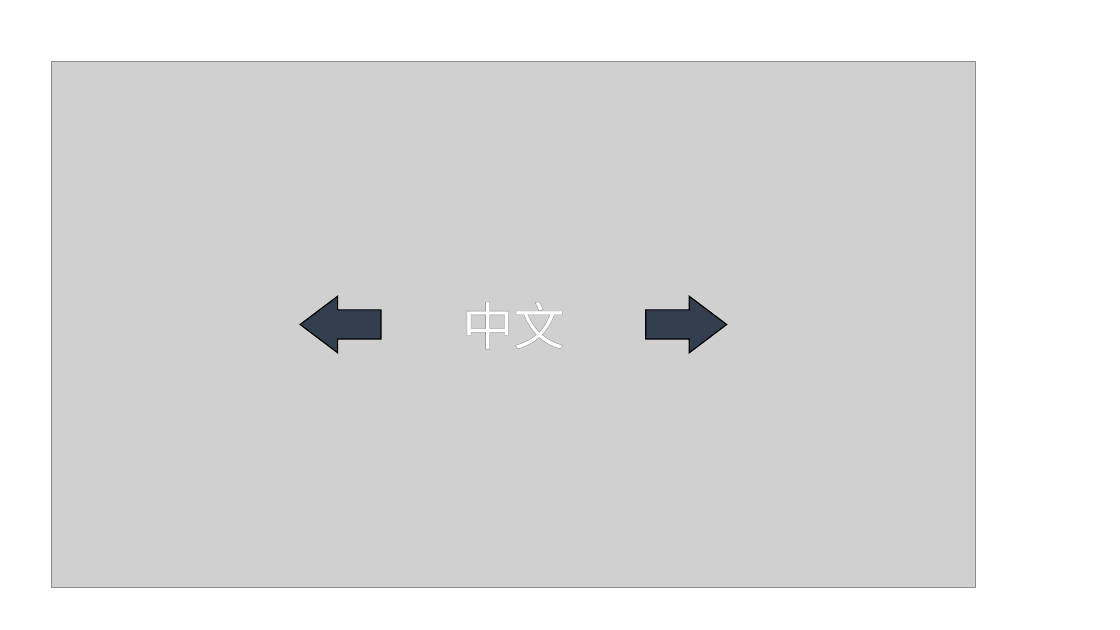
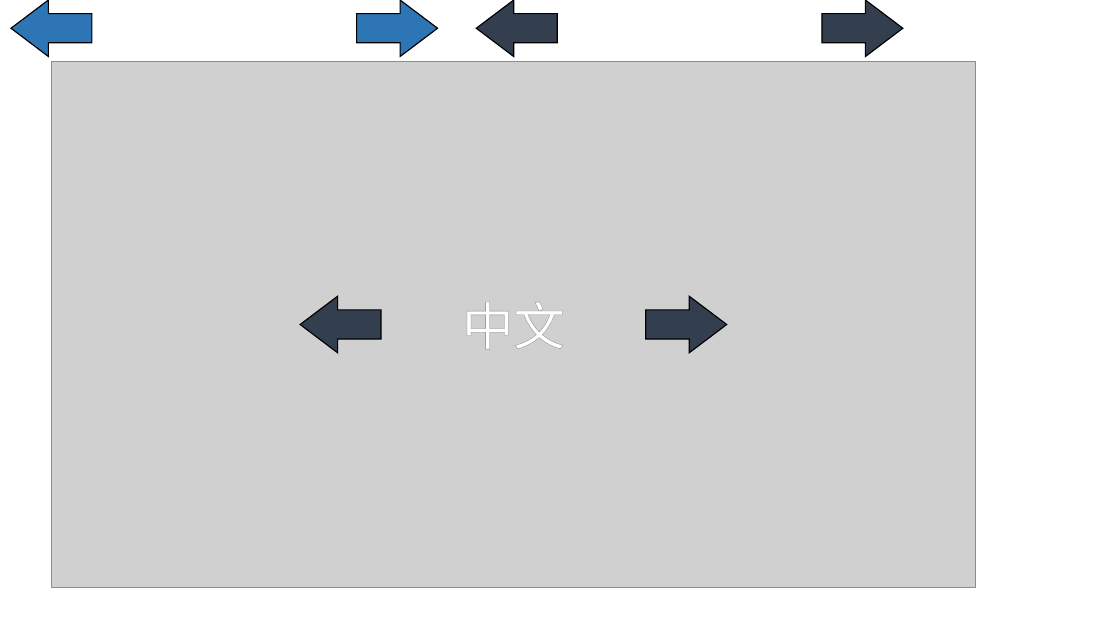
Before and after one commit to zvn2060/Final, a slide deck: slide 1 of Preview Images/drawboard.pptx. Drawn at 1120x630 pixels with LibreOffice and Linux fonts; fonts in the diff are those of the drawing; grey boxes stand for pictures. Boxes give left, top, right and bottom in pixels: in the first picture for what was removed or moved away, otherwise in the second. Text is boxed around its words. In the diff, an @@ line names an element or a change of style, - is before the commit and + after.

```diff
--- a/Preview Images/drawboard.pptx
+++ b/Preview Images/drawboard.pptx
@@ right arrow added at <box>11,0,92,56</box>, fill #2E75B6, outline #000000 1 pt @@
@@ right arrow added at <box>357,0,438,56</box>, fill #2E75B6, outline #000000 1 pt @@
@@ right arrow added at <box>476,0,557,56</box>, fill #333F50, outline #000000 1 pt @@
@@ right arrow added at <box>823,0,903,56</box>, fill #333F50, outline #000000 1 pt @@
```
Also in this commit, not shown: 15 other files.
